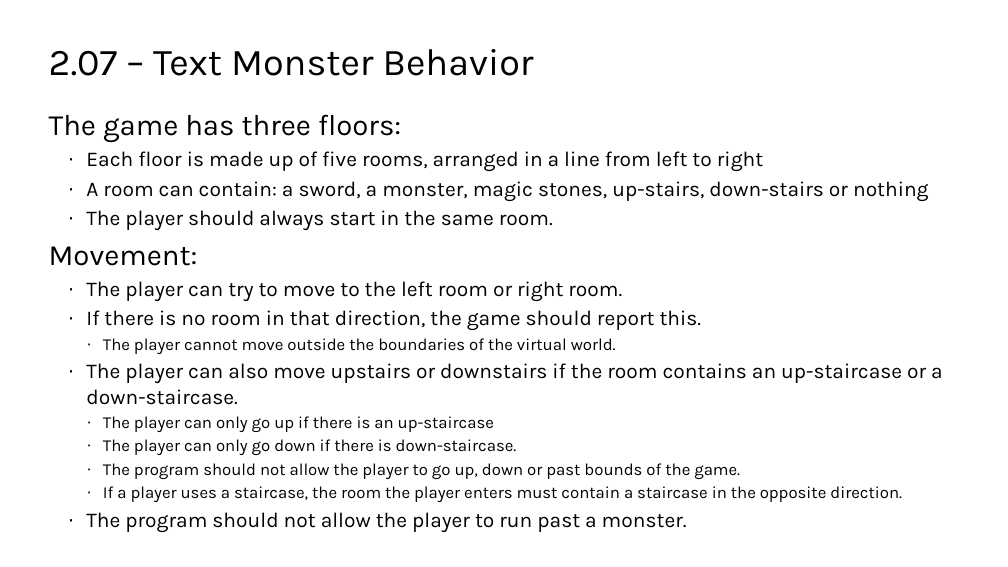
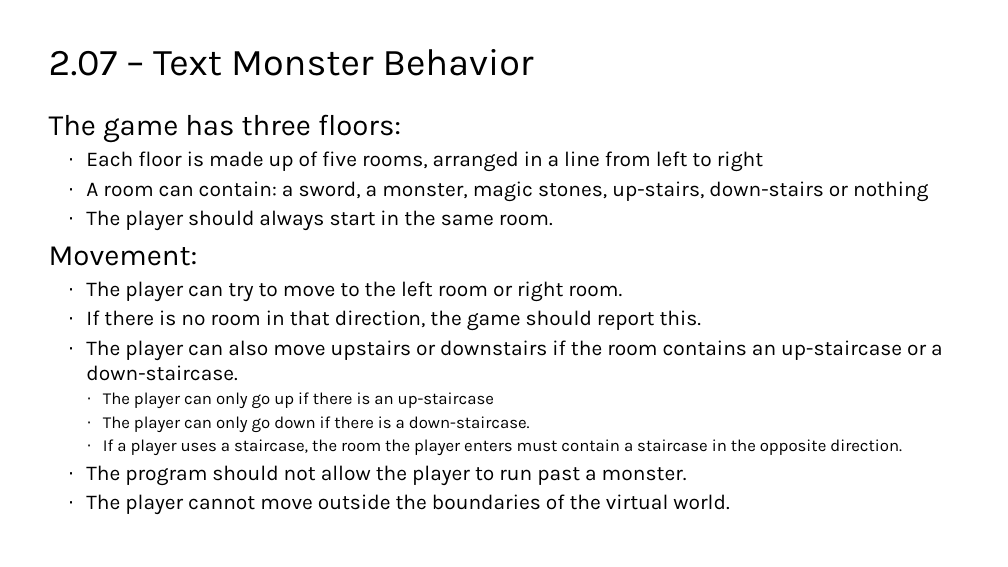
Before and after one commit to TEALSK12/2nd-semester-introduction-to-computer-science, a slide deck: slide 4 of docs/units/2_unit/slidedecks/Intro Python 2.07 TEALS.pptx. Drawn at 1008x567 pixels with LibreOffice and Linux fonts; fonts in the diff are those of the drawing; background and template pictures are left out. Boxes give left, top, right and bottom in pixels: in the first picture for what was removed or moved away, otherwise in the second. Text is boxed around its words. In the diff, an @@ line names an element or a change of style, - is before the commit and + after.

```diff
--- a/docs/units/2_unit/slidedecks/Intro Python 2.07 TEALS.pptx
+++ b/docs/units/2_unit/slidedecks/Intro Python 2.07 TEALS.pptx
@@ text at (x1=103, y1=338, x2=616, y2=354): paragraph removed @@
-    · The player cannot move outside the boundaries of the virtual world.
@@ text at (x1=103, y1=416, x2=530, y2=432): text changed @@
-    · The player can only go down if there is down-staircase.
-    · The program should not allow the player to go up, down or past bounds of the game.
+    · The player can only go down if there is a down-staircase.
@@ text at (x1=86, y1=494, x2=729, y2=514): paragraph added @@
+  · The player cannot move outside the boundaries of the virtual world.
```
Also in this commit, not shown: 7 other slides changed, 42 other files.
